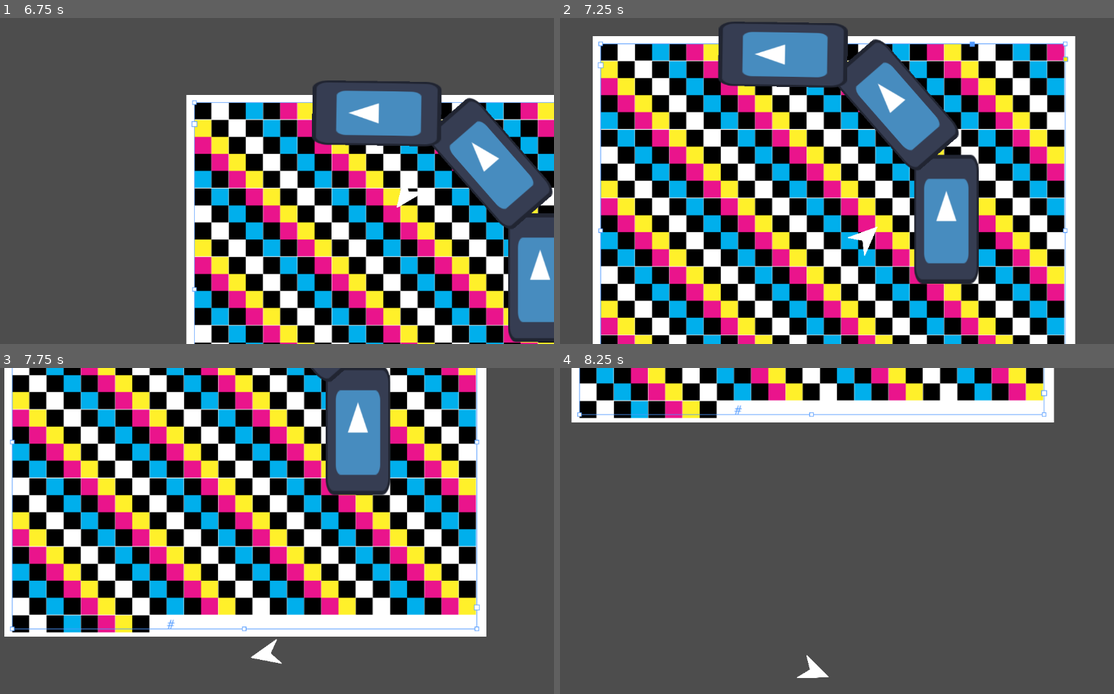
Above: before the commit, frames 1-4 (two rows, left to right).
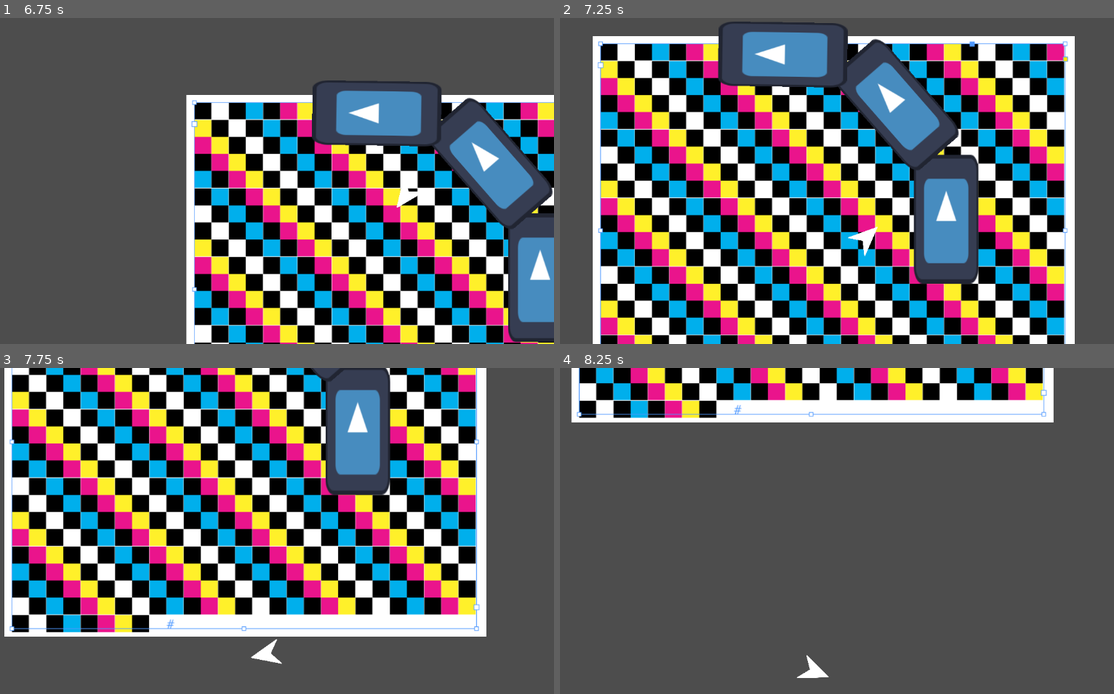
Above: after the commit, the same moments.

Repository: ParadoxArcher/Angle_Advantage
Game: Godot game, scene res://Scenes/GameScene.tscn
Same seed, same stepped clock (60 frames per second), same inputs: the game is played once before the commit and once after it. The engine's default icon, where the game draws it, is replaced by a stand-in: a white triangle on a blue panel in a dark square.
Inputs:
- Up to frame 1 (6.75 s): tap Enter at 0.5 s; hold D (RotateRight) 0.53-1.28 s; hold W (Boost) 0.53-1.28 s; hold S (Back) 1.28-2.03 s; tap Space (Dodge) every 1.5 s from 1.35 to 5.85 s; hold W (Boost) 2.03-2.78 s; hold D (RotateRight) 2.03-3.53 s; hold W (Boost) 3.53-4.28 s; hold A (RotateLeft) 3.53-5.03 s; hold S (Back) 5.03-5.78 s; hold W (Boost) 5.03-5.78 s; hold D (RotateRight) from 5.78 s (still down); hold W (Boost) from 6.53 s (still down)
- Up to frame 2 (7.25 s): keep holding D (RotateRight); keep holding W (Boost)
- Up to frame 3 (7.75 s): keep holding D (RotateRight); release W (Boost) at 7.28 s; tap Space (Dodge) at 7.35 s
- Up to frame 4 (8.25 s): release D (RotateRight) at 8.03 s; hold S (Back) from 8.03 s (still down); hold W (Boost) from 8.03 s (still down)

Frame 1 is identical in both runs. In frame 2, 3.7% of the frame differs, in the area x 6-94%, y 1-100%; in frame 3, 8.5%, in the area x 1-87%, y 0-91%; in frame 4, 1.6%.

Commit message:
vault backup: 2025-03-12 17:19:06

Diff:
--- a/zProject Files/Godot/Scenes/Player.tscn
+++ b/zProject Files/Godot/Scenes/Player.tscn
@@ -82,7 +82,7 @@
 script = ExtResource("6_1n3q7")
 
 [node name="RayCastL" type="RayCast2D" parent="WallBoost Detection"]
-position = Vector2(-55, -50)
+position = Vector2(-60, -50)
 target_position = Vector2(-70, -55)
 
 [node name="RayCastML" type="RayCast2D" parent="WallBoost Detection"]
@@ -98,7 +98,7 @@
 target_position = Vector2(-95, 30)
 
 [node name="RayCastR" type="RayCast2D" parent="WallBoost Detection"]
-position = Vector2(-55, 50)
+position = Vector2(-60, 50)
 target_position = Vector2(-70, 55)
 
 [node name="VFX" type="Node2D" parent="."]
Not shown, changed: .obsidian/workspace.json
Not shown, changed: DevNotes/ToDoList.md
